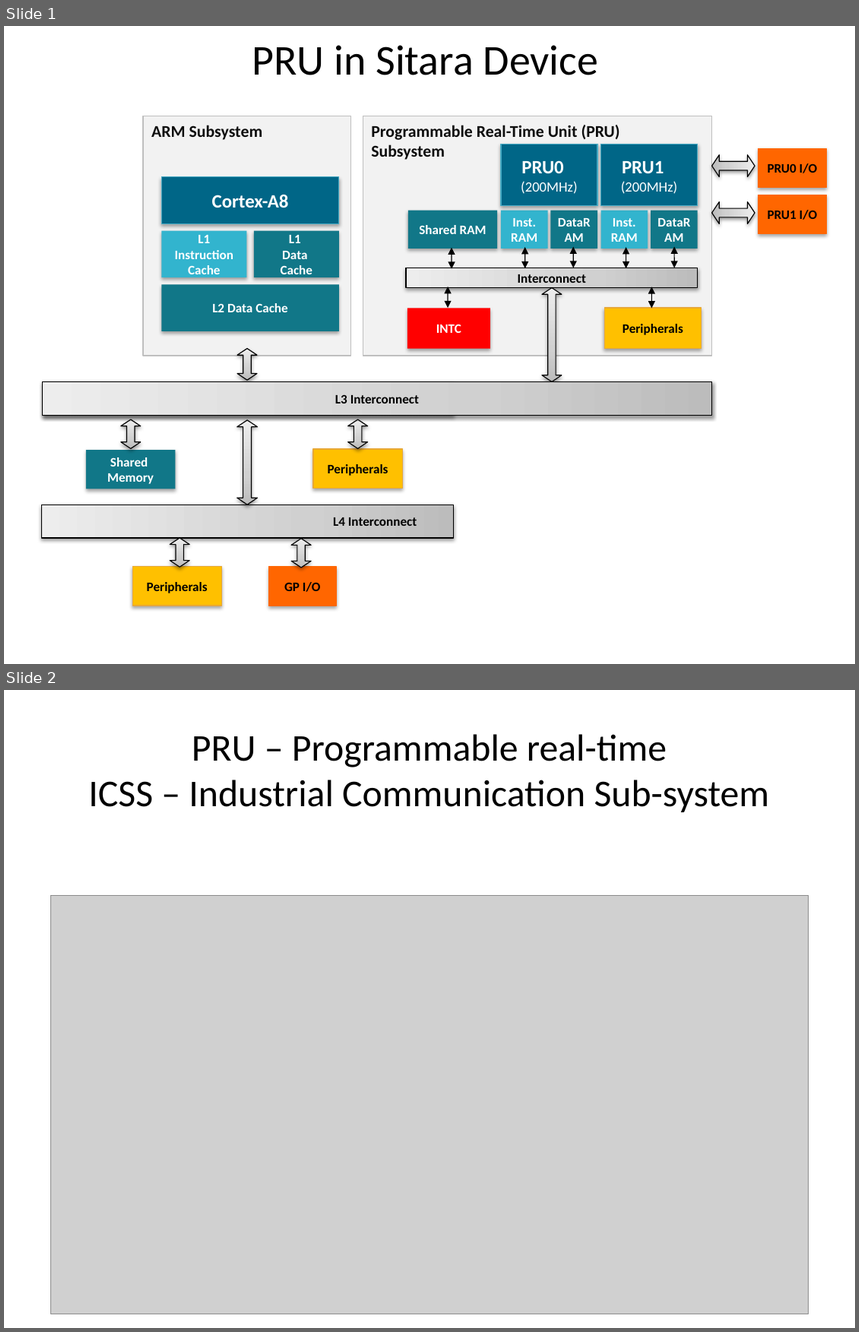
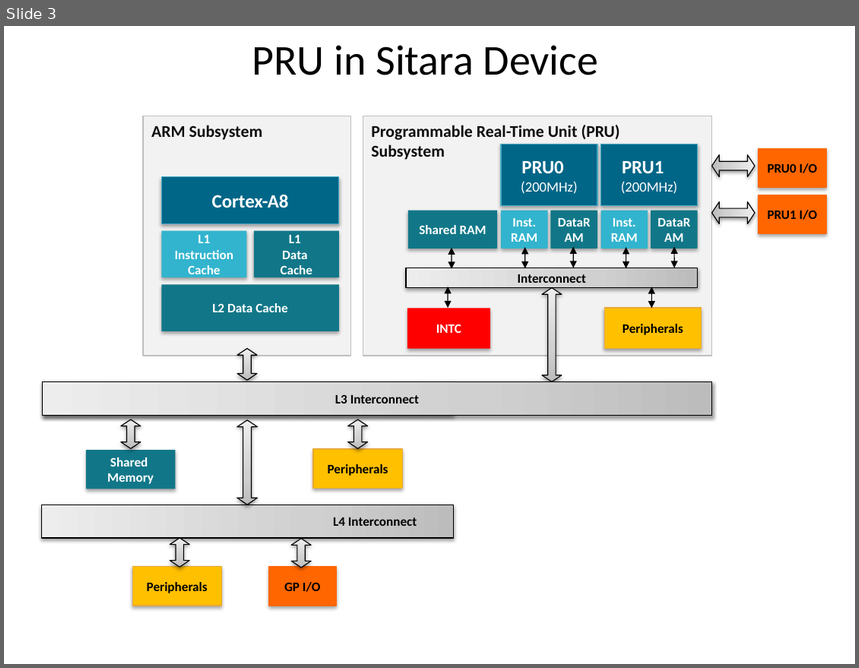
Before and after one commit to hari1989/keystone-workshop, a slide deck: preliminary/Working/presentations/Sitara/PRU in Sitara Device.pptx. Shown one above the other, each under a label of ours: slides 1 and 2 before the commit, slide 3 after it. The pictures are 859x1332 and 859x668 pixels, drawn with LibreOffice and Linux fonts; fonts in the diff are those of the drawing; grey boxes stand for pictures. Boxes give left, top, right and bottom in pixels: in the first picture for what was removed or moved away, otherwise in the second. Text is boxed around its words. In the diff, an @@ line names an element or a change of style, - is before the commit and + after.

```diff
--- a/preliminary/Working/presentations/Sitara/PRU in Sitara Device.pptx
+++ b/preliminary/Working/presentations/Sitara/PRU in Sitara Device.pptx
@@ slide 2 removed at (4, 690, 855, 1328), background #FFFFFF @@
@@ title removed at (88, 734, 770, 812) @@
-PRU – Programmable real-time
-ICSS – Industrial Communication Sub-system
@@ picture removed at (51, 896, 810, 1315) @@
@@ what was slide 1 is now slide 3 @@
```
Also in this commit, not shown: 2 slides changed, 48 slides added, 4 other slides removed.
